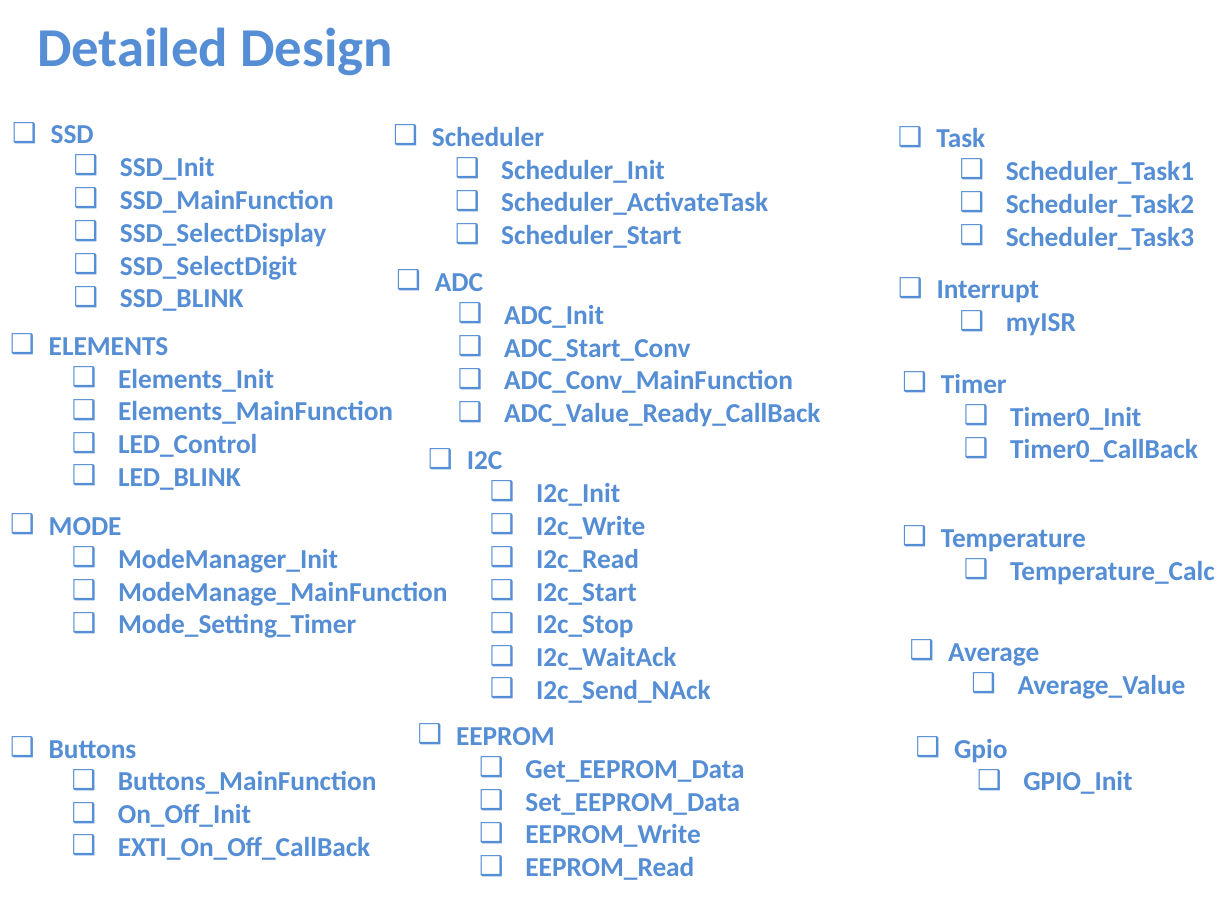
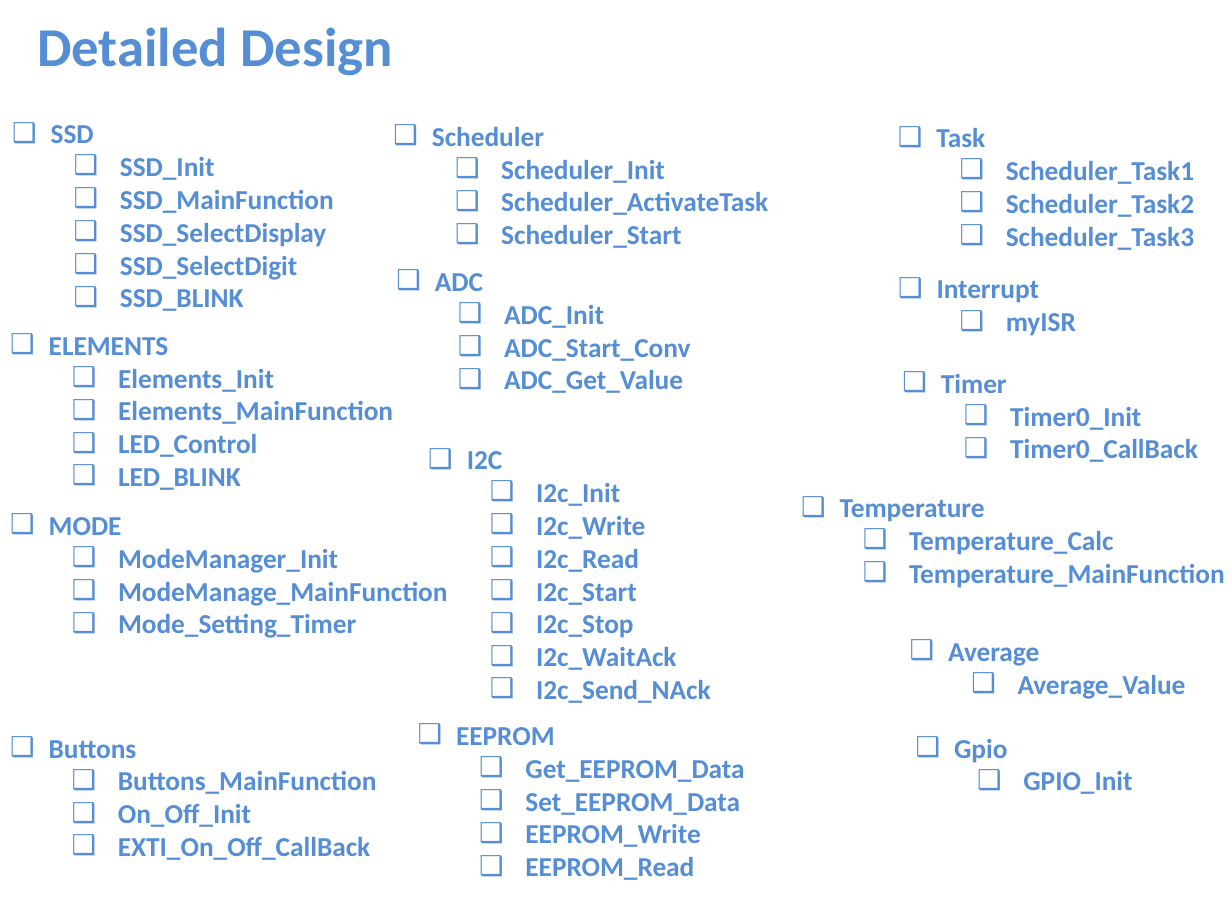
Before and after one commit to Abdelaziz-Sayed-Mohamed/water_heater, a slide deck: slide 2 of WaterHeater.pptx. Drawn at 1232x924 pixels with LibreOffice and Linux fonts; fonts in the diff are those of the drawing. Boxes give left, top, right and bottom in pixels: in the first picture for what was removed or moved away, otherwise in the second. Text is boxed around its words. In the diff, an @@ line names an element or a change of style, - is before the commit and + after.

```diff
--- a/WaterHeater.pptx
+++ b/WaterHeater.pptx
@@ text at (504,370,683,393): text changed @@
-  ❑ ADC_Conv_MainFunction
-  ❑ ADC_Value_Ready_CallBack
+  ❑ ADC_Get_Value
@@ text "Temperature": place and size @@
-text "Temperature" at (941,529,1215,585)
+text "Temperature" at (840,499,1225,588)
@@ text at (909,564,1225,588): paragraph added @@
+  ❑ Temperature_MainFunction
```
Also in this commit, not shown: 5 other slides changed.
